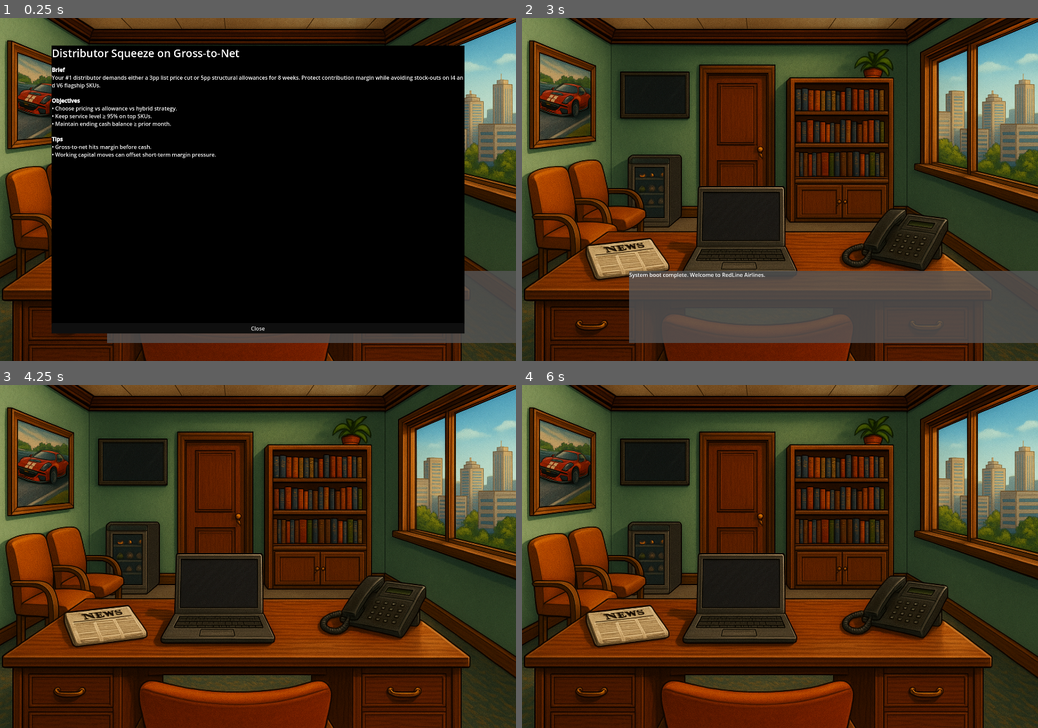
Above: before the commit, frames 1-4 (two rows, left to right).
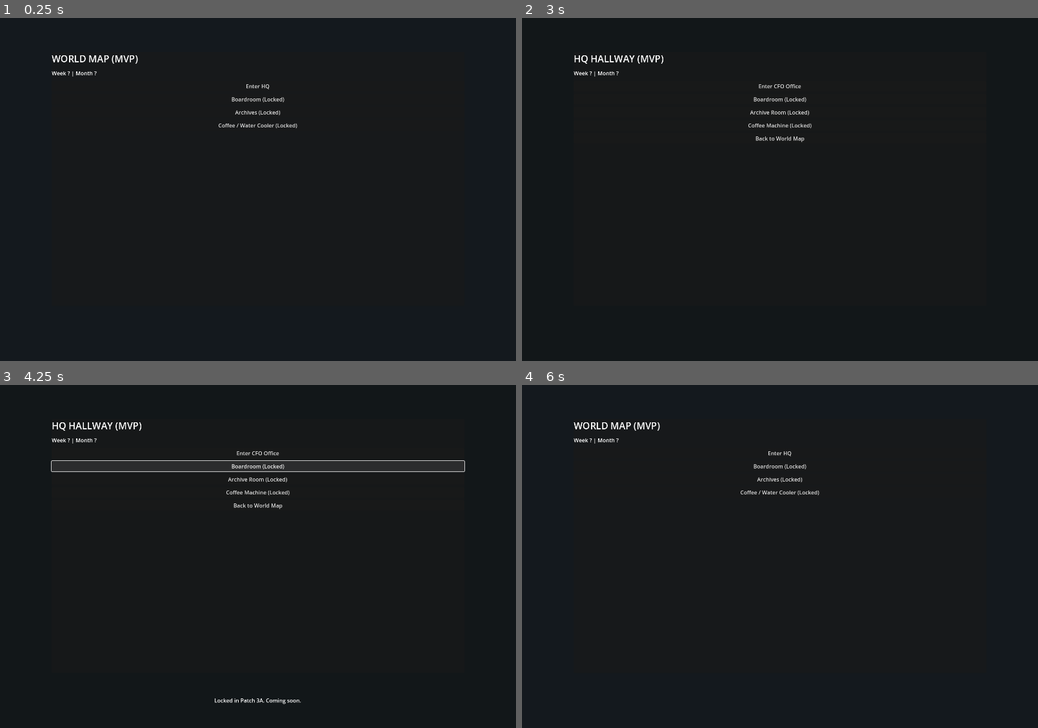
Above: after the commit, the same moments.

Repository: dopplercockpit/redline-simulator
Game: Godot game, scene res://scenes/WorldMap.tscn
The game is run twice, just before and just after one commit, with the same random seed, the same clock (stepped at 60 frames per second) and the same inputs. Before the commit the project starts from res://scenes/CFOOffice.tscn.
Inputs (mouse positions are in pixels of both pictures, inside the frame that each line leads up to):
- Up to frame 1 (0.25 s): no input
- Up to frame 2 (3 s): click (780, 100) at 0.5 s, where only the run after the commit has a clickable "Boardroom (Locked)"; click (780, 114) at 1.25 s, where only the run after the commit has a clickable "Archives (Locked)"; click (780, 124) at 2 s, where only the run after the commit has a clickable "Coffee / Water Cooler (Locked)"; click "Close" (after the commit: "Enter HQ") at 2.75 s
- Up to frame 3 (4.25 s): click (258, 467) at 3.5 s, where only the run after the commit has a clickable "Boardroom (Locked)"
- Up to frame 4 (6 s): click (780, 481) at 4.25 s, where only the run after the commit has a clickable "Archive Room (Locked)"; click (780, 491) at 5 s, where only the run after the commit has a clickable "Coffee Machine (Locked)"; click (780, 505) at 5.75 s, where only the run after the commit has a clickable "Back to World Map"

The runs differ from the first frame. In frame 1, 96% of the frame differs, in the area x 0-100%, y 0-100%; in frame 2, 88%; in frame 3, 87%; in frame 4, 87%.

Commit message:
Updated Patch 3A World Building

Diff:
--- a/project.godot
+++ b/project.godot
@@ -11,7 +11,7 @@
 [application]
 
 config/name="Redline Simulator"
-run/main_scene="uid://rgakiaegtdbw"
+run/main_scene="res://scenes/WorldMap.tscn"
 config/features=PackedStringArray("4.5")
 config/icon="res://assets/icons/icon.png"
 
--- a/scenes/CFOOffice.tscn
+++ b/scenes/CFOOffice.tscn
@@ -170,6 +170,7 @@
 [connection signal="input_event" from="Hotspots/Hotspot_Newspaper" to="." method="_on_hotspot_news_input_event"]
 [connection signal="mouse_entered" from="Hotspots/Hotspot_Newspaper" to="." method="_on_hotspot_mouse_entered"]
 [connection signal="mouse_exited" from="Hotspots/Hotspot_Newspaper" to="." method="_on_hotspot_mouse_exited"]
+[connection signal="input_event" from="Hotspots/Hotspot_Door" to="." method="_on_hotspot_door_input_event"]
 [connection signal="input_event" from="Hotspots/Hotspot_Bookcase" to="." method="_on_hotspot_bookcase_input_event"]
 [connection signal="mouse_entered" from="Hotspots/Hotspot_Bookcase" to="." method="_on_hotspot_mouse_entered"]
 [connection signal="mouse_exited" from="Hotspots/Hotspot_Bookcase" to="." method="_on_hotspot_mouse_exited"]
--- /dev/null
+++ b/scenes/Hallway.tscn
@@ -0,0 +1,86 @@
+[gd_scene load_steps=2 format=3]
+
+[ext_resource type="Script" path="res://scenes/hallway.gd" id="1"]
+
+[node name="Hallway" type="Node2D"]
+script = ExtResource("1")
+
+[node name="CanvasLayer" type="CanvasLayer" parent="."]
+
+[node name="UIRoot" type="Control" parent="CanvasLayer"]
+anchors_preset = 15
+anchor_right = 1.0
+anchor_bottom = 1.0
+
+[node name="Background" type="ColorRect" parent="CanvasLayer/UIRoot"]
+anchor_left = 0.0
+anchor_top = 0.0
+anchor_right = 1.0
+anchor_bottom = 1.0
+mouse_filter = 2
+color = Color(0.07, 0.09, 0.1, 1)
+
+[node name="PanelContainer" type="PanelContainer" parent="CanvasLayer/UIRoot"]
+anchor_left = 0.1
+anchor_top = 0.1
+anchor_right = 0.9
+anchor_bottom = 0.84
+size_flags_horizontal = 3
+size_flags_vertical = 3
+theme_override_constants/margin_left = 24
+theme_override_constants/margin_top = 24
+theme_override_constants/margin_right = 24
+theme_override_constants/margin_bottom = 24
+
+[node name="VBox" type="VBoxContainer" parent="CanvasLayer/UIRoot/PanelContainer"]
+layout_mode = 2
+size_flags_horizontal = 3
+size_flags_vertical = 3
+theme_override_constants/separation = 12
+
+[node name="Title" type="Label" parent="CanvasLayer/UIRoot/PanelContainer/VBox"]
+layout_mode = 2
+size_flags_horizontal = 3
+theme_override_font_sizes/font_size = 28
+text = "HQ HALLWAY (MVP)"
+
+[node name="Status" type="Label" parent="CanvasLayer/UIRoot/PanelContainer/VBox"]
+layout_mode = 2
+size_flags_horizontal = 3
+text = "Week ? | Month ?"
+
+[node name="Buttons" type="VBoxContainer" parent="CanvasLayer/UIRoot/PanelContainer/VBox"]
+layout_mode = 2
+size_flags_horizontal = 3
+theme_override_constants/separation = 8
+
+[node name="EnterCFO" type="Button" parent="CanvasLayer/UIRoot/PanelContainer/VBox/Buttons"]
+layout_mode = 2
+text = "Enter CFO Office"
+
+[node name="Boardroom" type="Button" parent="CanvasLayer/UIRoot/PanelContainer/VBox/Buttons"]
+layout_mode = 2
+text = "Boardroom (Locked)"
+
+[node name="Archive" type="Button" parent="CanvasLayer/UIRoot/PanelContainer/VBox/Buttons"]
+layout_mode = 2
+text = "Archive Room (Locked)"
+
+[node name="Coffee" type="Button" parent="CanvasLayer/UIRoot/PanelContainer/VBox/Buttons"]
+layout_mode = 2
+text = "Coffee Machine (Locked)"
+
+[node name="Back" type="Button" parent="CanvasLayer/UIRoot/PanelContainer/VBox/Buttons"]
+layout_mode = 2
+text = "Back to World Map"
+
+[node name="ToastLabel" type="Label" parent="CanvasLayer/UIRoot"]
+anchor_left = 0.1
+anchor_top = 0.86
+anchor_right = 0.9
+anchor_bottom = 0.98
+horizontal_alignment = 1
+vertical_alignment = 1
+autowrap_mode = 1
+text = "Locked in Patch 3A. Coming soon."
+visible = false
--- /dev/null
+++ b/scenes/WorldMap.tscn
@@ -0,0 +1,82 @@
+[gd_scene load_steps=2 format=3]
+
+[ext_resource type="Script" path="res://scenes/world_map.gd" id="1"]
+
+[node name="WorldMap" type="Node2D"]
+script = ExtResource("1")
+
+[node name="CanvasLayer" type="CanvasLayer" parent="."]
+
+[node name="UIRoot" type="Control" parent="CanvasLayer"]
+anchors_preset = 15
+anchor_right = 1.0
+anchor_bottom = 1.0
+
+[node name="Background" type="ColorRect" parent="CanvasLayer/UIRoot"]
+anchor_left = 0.0
+anchor_top = 0.0
+anchor_right = 1.0
+anchor_bottom = 1.0
+mouse_filter = 2
+color = Color(0.08, 0.1, 0.12, 1)
+
+[node name="PanelContainer" type="PanelContainer" parent="CanvasLayer/UIRoot"]
+anchor_left = 0.1
+anchor_top = 0.1
+anchor_right = 0.9
+anchor_bottom = 0.84
+size_flags_horizontal = 3
+size_flags_vertical = 3
+theme_override_constants/margin_left = 24
+theme_override_constants/margin_top = 24
+theme_override_constants/margin_right = 24
+theme_override_constants/margin_bottom = 24
+
+[node name="VBox" type="VBoxContainer" parent="CanvasLayer/UIRoot/PanelContainer"]
+layout_mode = 2
+size_flags_horizontal = 3
+size_flags_vertical = 3
+theme_override_constants/separation = 12
+
+[node name="Title" type="Label" parent="CanvasLayer/UIRoot/PanelContainer/VBox"]
+layout_mode = 2
+size_flags_horizontal = 3
+theme_override_font_sizes/font_size = 28
+text = "WORLD MAP (MVP)"
+
+[node name="Status" type="Label" parent="CanvasLayer/UIRoot/PanelContainer/VBox"]
+layout_mode = 2
+size_flags_horizontal = 3
+text = "Week ? | Month ?"
+
+[node name="Buttons" type="VBoxContainer" parent="CanvasLayer/UIRoot/PanelContainer/VBox"]
+layout_mode = 2
+size_flags_horizontal = 3
+theme_override_constants/separation = 8
+
+[node name="EnterHQ" type="Button" parent="CanvasLayer/UIRoot/PanelContainer/VBox/Buttons"]
+layout_mode = 2
+text = "Enter HQ"
+
+[node name="Boardroom" type="Button" parent="CanvasLayer/UIRoot/PanelContainer/VBox/Buttons"]
+layout_mode = 2
+text = "Boardroom (Locked)"
+
+[node name="Archives" type="Button" parent="CanvasLayer/UIRoot/PanelContainer/VBox/Buttons"]
+layout_mode = 2
+text = "Archives (Locked)"
+
+[node name="Coffee" type="Button" parent="CanvasLayer/UIRoot/PanelContainer/VBox/Buttons"]
+layout_mode = 2
+text = "Coffee / Water Cooler (Locked)"
+
+[node name="ToastLabel" type="Label" parent="CanvasLayer/UIRoot"]
+anchor_left = 0.1
+anchor_top = 0.86
+anchor_right = 0.9
+anchor_bottom = 0.98
+horizontal_alignment = 1
+vertical_alignment = 1
+autowrap_mode = 1
+text = "Locked in Patch 3A. Coming soon."
+visible = false
--- a/scenes/cfo_office.gd
+++ b/scenes/cfo_office.gd
@@ -265,6 +265,13 @@
 		$ContractPanel.load_contract_template("res://data/contracts/supplier_framework_v1.txt", vars)
 		$ContractPanel.visible = true
 
+func _on_hotspot_door_input_event(_viewport: Node, event: InputEvent, _shape_idx: int) -> void:
+	if event is InputEventMouseButton and event.pressed and event.button_index == MOUSE_BUTTON_LEFT:
+		var dialogue_box := get_node_or_null("DialogueBox")
+		if dialogue_box:
+			dialogue_box.call("show_text", "Leaving the office...")
+		get_tree().call_deferred("change_scene_to_file", "res://scenes/Hallway.tscn")
+
 func _on_hotspot_mouse_entered() -> void:
 	Input.set_default_cursor_shape(Input.CURSOR_POINTING_HAND)
 
--- /dev/null
+++ b/scenes/hallway.gd
@@ -0,0 +1,46 @@
+extends Node2D
+
+const LOCKED_TOAST := "Locked in Patch 3A. Coming soon."
+
+@onready var status_label: Label = $CanvasLayer/UIRoot/PanelContainer/VBox/Status
+@onready var toast_label: Label = $CanvasLayer/UIRoot/ToastLabel
+@onready var enter_cfo_button: Button = $CanvasLayer/UIRoot/PanelContainer/VBox/Buttons/EnterCFO
+@onready var boardroom_button: Button = $CanvasLayer/UIRoot/PanelContainer/VBox/Buttons/Boardroom
+@onready var archive_button: Button = $CanvasLayer/UIRoot/PanelContainer/VBox/Buttons/Archive
+@onready var coffee_button: Button = $CanvasLayer/UIRoot/PanelContainer/VBox/Buttons/Coffee
+@onready var back_button: Button = $CanvasLayer/UIRoot/PanelContainer/VBox/Buttons/Back
+
+func _ready() -> void:
+	_update_status()
+	enter_cfo_button.pressed.connect(func() -> void: _goto("res://scenes/CFOOffice.tscn"))
+	back_button.pressed.connect(func() -> void: _goto("res://scenes/WorldMap.tscn"))
+	boardroom_button.pressed.connect(_show_locked)
+	archive_button.pressed.connect(_show_locked)
+	coffee_button.pressed.connect(_show_locked)
+
+func _get_loop_snapshot() -> Dictionary:
+	var gm := get_node_or_null("/root/GameManager")
+	if gm and gm.has_method("get_loop_snapshot"):
+		var snap: Variant = gm.call("get_loop_snapshot")
+		if typeof(snap) == TYPE_DICTIONARY:
+			return snap
+	return {}
+
+func _update_status() -> void:
+	var snap := _get_loop_snapshot()
+	var week_text := "?"
+	var month_text := "?"
+	if snap.has("week"):
+		week_text = str(snap.get("week"))
+	if snap.has("month"):
+		month_text = str(snap.get("month"))
+	if status_label:
+		status_label.text = "Week %s | Month %s" % [week_text, month_text]
+
+func _show_locked() -> void:
+	if toast_label:
+		toast_label.text = LOCKED_TOAST
+		toast_label.visible = true
+
+func _goto(path: String) -> void:
+	get_tree().call_deferred("change_scene_to_file", path)
--- /dev/null
+++ b/scenes/world_map.gd
@@ -0,0 +1,44 @@
+extends Node2D
+
+const LOCKED_TOAST := "Locked in Patch 3A. Coming soon."
+
+@onready var status_label: Label = $CanvasLayer/UIRoot/PanelContainer/VBox/Status
+@onready var toast_label: Label = $CanvasLayer/UIRoot/ToastLabel
+@onready var enter_hq_button: Button = $CanvasLayer/UIRoot/PanelContainer/VBox/Buttons/EnterHQ
+@onready var boardroom_button: Button = $CanvasLayer/UIRoot/PanelContainer/VBox/Buttons/Boardroom
+@onready var archives_button: Button = $CanvasLayer/UIRoot/PanelContainer/VBox/Buttons/Archives
+@onready var coffee_button: Button = $CanvasLayer/UIRoot/PanelContainer/VBox/Buttons/Coffee
+
+func _ready() -> void:
+	_update_status()
+	enter_hq_button.pressed.connect(func() -> void: _goto("res://scenes/Hallway.tscn"))
+	boardroom_button.pressed.connect(_show_locked)
+	archives_button.pressed.connect(_show_locked)
+	coffee_button.pressed.connect(_show_locked)
+
+func _get_loop_snapshot() -> Dictionary:
+	var gm := get_node_or_null("/root/GameManager")
+	if gm and gm.has_method("get_loop_snapshot"):
+		var snap: Variant = gm.call("get_loop_snapshot")
+		if typeof(snap) == TYPE_DICTIONARY:
+			return snap
+	return {}
+
+func _update_status() -> void:
+	var snap := _get_loop_snapshot()
+	var week_text := "?"
+	var month_text := "?"
+	if snap.has("week"):
+		week_text = str(snap.get("week"))
+	if snap.has("month"):
+		month_text = str(snap.get("month"))
+	if status_label:
+		status_label.text = "Week %s | Month %s" % [week_text, month_text]
+
+func _show_locked() -> void:
+	if toast_label:
+		toast_label.text = LOCKED_TOAST
+		toast_label.visible = true
+
+func _goto(path: String) -> void:
+	get_tree().call_deferred("change_scene_to_file", path)
Not shown, added: scenes/hallway.gd.uid
Not shown, added: scenes/world_map.gd.uid
